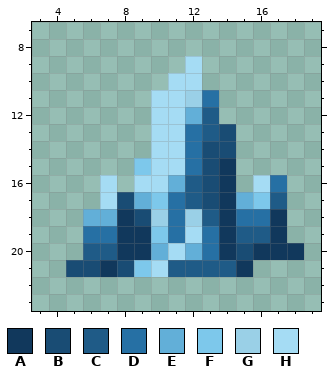
File history of a pixel-art file, tervain--shattered-realms/Art-work/BiomeExpansion/Sources/frozen-caves-small-decoration-24.ase. Above, as it was before the edit.
24x24 pixels, 1 frame. Shown: x 3..19, y 7..23.
Palette (. is transparent): A #11385c  B #194c74  C #1f5b87  D #2670a4  E #62afd8  F #7dc8eb  G #9ad0e7  H #a5dcf4
Pixels before, first column x 5:
 9 .......H......
10 ......HH......
11 .....HHGD.....
12 .....HHEC.....
13 .....HHDCB....
14 .....HHDBB....
15 ....FHHDBA....
16 ..H.HHECBA.HD.
17 ..HBEFDCBAEFC.
18 .EEABGDGCADDA.
19 .DDAAFDHDACCA.
20 .CCAAEHEDABAAA
21 BBABFHCCCCA...
Now the later version:
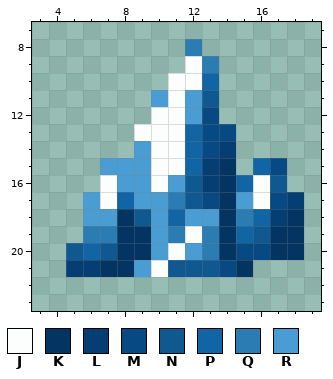
Colours new in this view: J #fcfdfd  K #043562  L #043e73  M #074a83  N #0f5990  P #1265a5  Q #2b7cb3  R #499dd2
Difference:
Changed rows in their new state; - is an unchanged pixel.
first column x 5:
 8 -------Q------
 9 -------JQ-----
10 ------JJP-----
11 -----RJRN-----
12 -----JJRM-----
13 ----JJJPMM----
14 ----RJJPML----
15 --RRRJJPLK-PM-
16 --JRRJRNLKPJN-
17 -RJPRRQNMKRJML
18 -RRKNRPRRKQPLK
19 -QQKKRQJQKPNKK
20 NPNKKRJRQKMMKK
21 LLKKRJNNNMK---
Pixel boxes of the changes (left, top, right, bottom) in both pictures:
changed: (66, 39, 304, 277)
